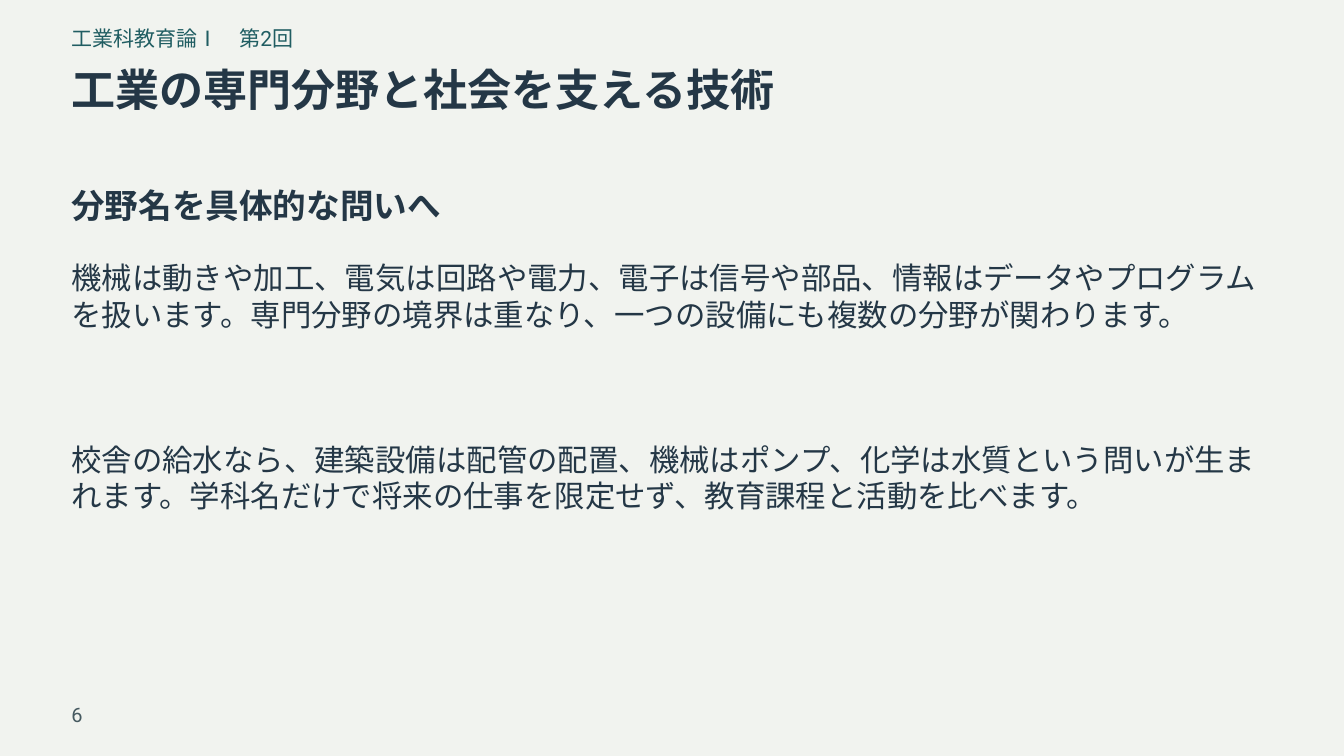
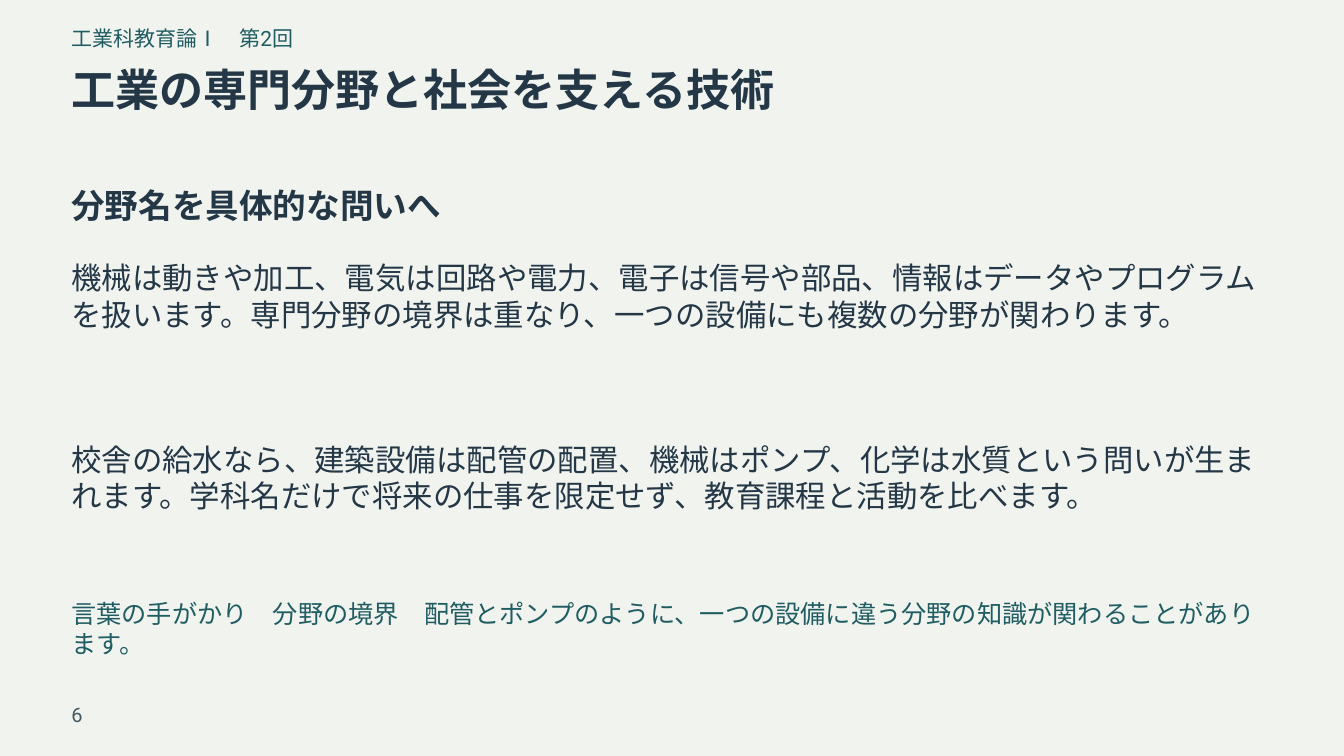
Before and after one commit to zooc-14calbp/industrial-education-i, a slide deck: slide 6 of reorganized/20261105/expanded/slides.pptx. Drawn at 1344x756 pixels with LibreOffice and Linux fonts; fonts in the diff are those of the drawing. Boxes give left, top, right and bottom in pixels: in the first picture for what was removed or moved away, otherwise in the second. Text is boxed around its words. In the diff, an @@ line names an element or a change of style, - is before the commit and + after.

```diff
--- a/reorganized/20261105/expanded/slides.pptx
+++ b/reorganized/20261105/expanded/slides.pptx
@@ text added at (71,601,1254,625), 18 pt, text #205D62 @@
+言葉の手がかり 分野の境界 配管とポンプのように、一つの設備に違う分野の知識が関わることがあります。
```
Also in this commit, not shown: 15 other slides changed, 37 other files.
